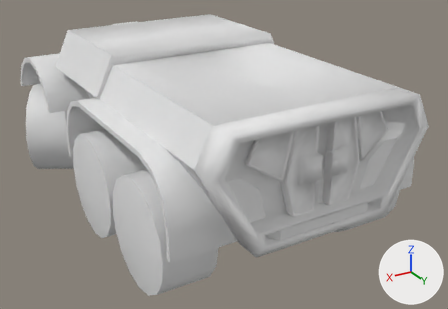
A saved change to the glTF model docs/base/@vl2/shapes.vl2/shapes/vehicle_land_mpbase.glb.
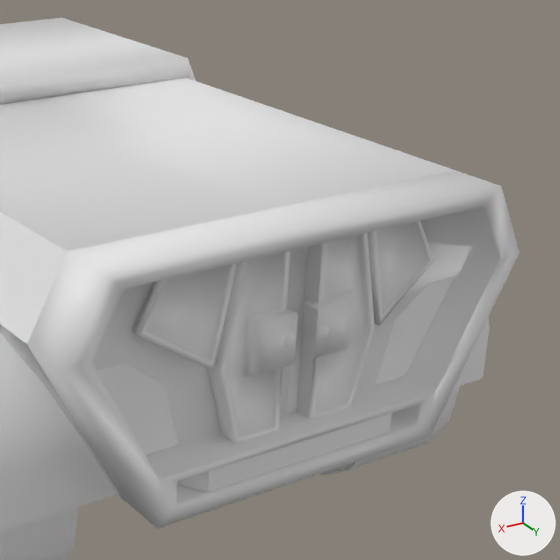
Each version is shown whole from a camera (50 mm lens) standing at (9.37, 17.79, 7.3) and looking at (-0.83, 0.79, -1.2), then close up on the part from 40% to 100% of the width and 2% to 88% of the height. Arrows for +X, +Y and +Z are at lower right; the lights stay in place. The first two pictures are the older version.

In view in the first close-up: 'Arm_Lower_SensorR_', 'Arm_Mid_Lower_SensorR_', 'Arm_Mid_SensorR_', 'Arm_Mid_Upper_SensorR_', 'Arm_Upper_SensorR_', 'G_ArmL_', 'G_ArmR_', 'G_BackL_', 'G_BackR_', 'G_ChassisL_', 'G_ChassisR_', 'G_SlideR_', 'G_WingL_', 'G_WingR_', 'LiteblueA_', 'LiteblueB_', 'Low_SensorL_', 'Low_SensorR_', 'Mid_SensorR_', 'Ramp' and 3 more.
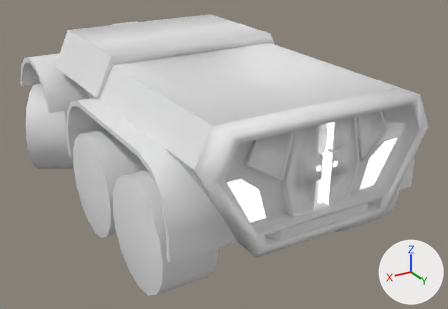
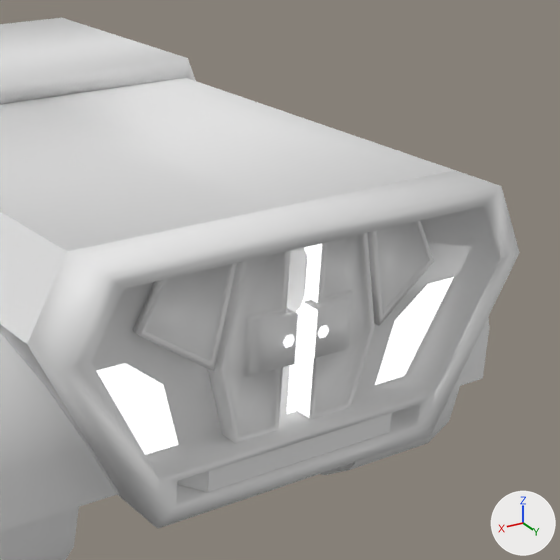
Location of each change, [x1, y1, x2, y2] in pixels of the close-ups (560 x 560 px):
'Low_SensorL_', surface changed (lighter): [96, 363, 179, 455] in both
'Low_SensorR_', surface changed (lighter): [375, 277, 454, 385] in both
'Mid_SensorR_', surface changed (lighter): [287, 247, 308, 414] in both
'Arm_Lower_SensorR_', surface changed (lighter): [297, 351, 314, 417] in both
'Arm_Upper_SensorR_', surface changed (lighter): [305, 243, 322, 303] in both
'Arm_Mid_Upper_SensorR_', surface changed (lighter): [303, 304, 318, 334] in both
'Arm_Mid_Lower_SensorR_', surface changed (lighter): [301, 327, 316, 358] in both
'LiteblueB_', surface changed: [283, 334, 295, 348] in both
'LiteblueA_', surface changed: [317, 325, 329, 338] in both
'Arm_Mid_SensorR_', surface changed: [301, 296, 309, 345] in both

The change in detail:
In material 'blue_blink4' (mat_blue_blink4), emission_strength is now set to 1.0.
In material 'vehicle_mpb_sensor_panelsON' (mat_vehicle_mpb_sensor_panelson), emission_strength is now set to 1.0.
